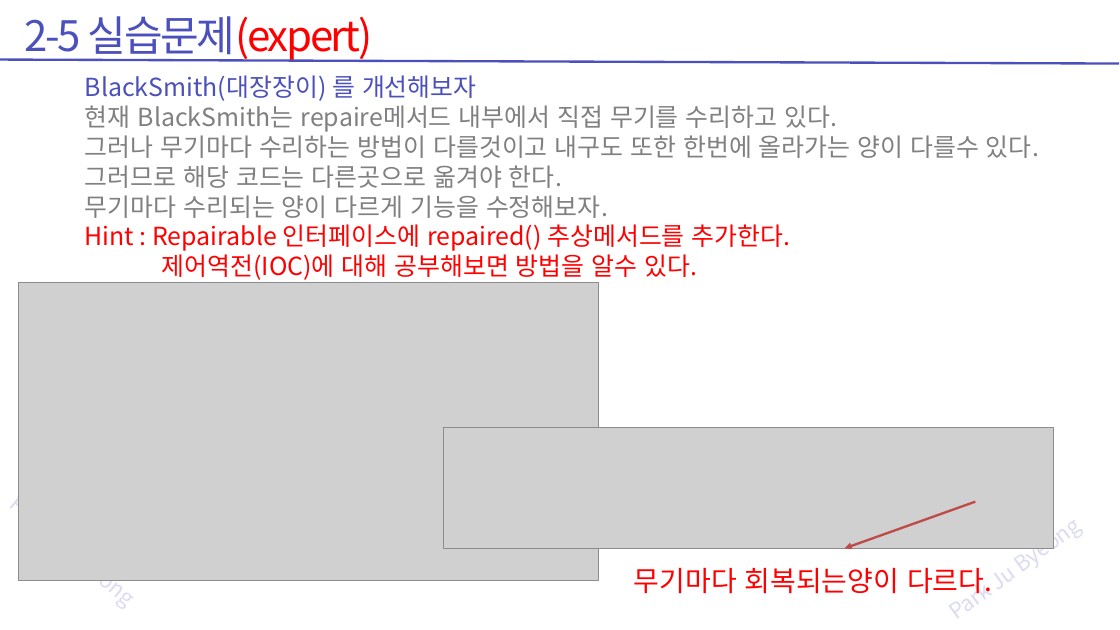
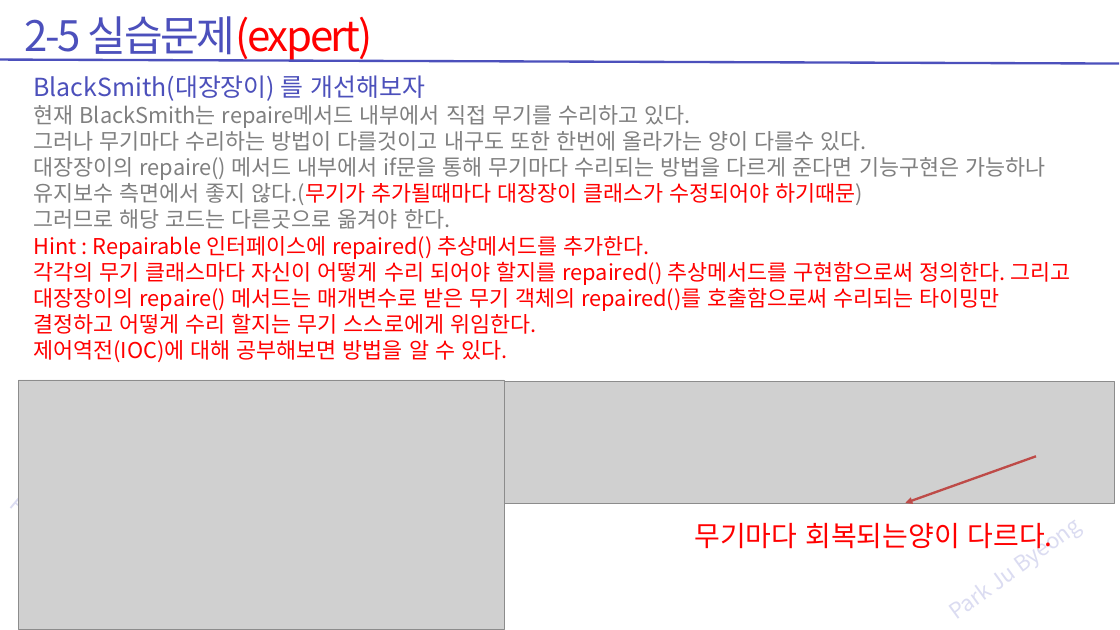
Before and after one commit to zest132/JavaLecture, a slide deck: slide 90 of JavaLecture/LectureFile/java 11강 인터페이스와다형성.pptx (slide 86 before the commit). Drawn at 1120x630 pixels with LibreOffice and Linux fonts; fonts in the diff are those of the drawing; grey boxes stand for pictures. Boxes give left, top, right and bottom in pixels: in the first picture for what was removed or moved away, otherwise in the second. Text is boxed around its words. In the diff, an @@ line names an element or a change of style, - is before the commit and + after.

Commit message:
자바2 강의자료 수정

```diff
--- a/JavaLecture/LectureFile/java 11강 인터페이스와다형성.pptx
+++ b/JavaLecture/LectureFile/java 11강 인터페이스와다형성.pptx
@@ text "BlackSmith(대장장이) 를 개선해보자": place and size @@
-text "BlackSmith(대장장이) 를 개선해보자" at <box>85,75,1040,280</box>
+text "BlackSmith(대장장이) 를 개선해보자" at <box>34,75,1070,362</box>
@@ text at <box>34,105,690,259</box>: size 32 to 28 pt in "현재 BlackSmith는 repaire메서드 내부에서 직접 무기를 수리하고 ...", "Hint : Repairable 인터페이스에 repaired() 추상메서드를 추가한다." @@
@@ text at <box>34,127,1045,229</box>: text changed; size 32 to 28 pt @@
-그러나 무기마다 수리하는 방법이 다를것이고 내구도 또한 한번에 올라가는 양이 다를수 있다. 그러므로 해당 코드는 다른곳으로 옮겨야 한다.
-무기마다 수리되는 양이 다르게 기능을 수정해보자.
+그러나 무기마다 수리하는 방법이 다를것이고 내구도 또한 한번에 올라가는 양이 다를수 있다.
+대장장이의 repaire() 메서드 내부에서 if문을 통해 무기마다 수리되는 방법을 다르게 준다면 기능구현은 가능하나 유지보수 측면에서 좋지 않다.(무기가 추가될때마다 대장장이 클래스가 수정되어야 하기때문)
+그러므로 해당 코드는 다른곳으로 옮겨야 한다.
@@ text at <box>34,258,1070,362</box>: text changed; size 32 to 28 pt @@
-제어역전(IOC)에 대해 공부해보면 방법을 알수 있다.
+각각의 무기 클래스마다 자신이 어떻게 수리 되어야 할지를 repaired() 추상메서드를 구현함으로써 정의한다. 그리고 대장장이의 repaire() 메서드는 매개변수로 받은 무기 객체의 repaired()를 호출함으로써 수리되는 타이밍만 결정하고 어떻게 수리 할지는 무기 스스로에게 위임한다.
+제어역전(IOC)에 대해 공부해보면 방법을 알 수 있다.
@@ picture: place and size @@
-picture at <box>18,282,598,580</box>
+picture at <box>18,380,504,629</box>
@@ 1 picture, 1 text, 1 arrow: place and size @@
-1 picture, 1 text, 1 arrow at <box>444,427,1054,594</box>
+1 picture, 1 text, 1 arrow at <box>504,382,1114,549</box>
```
Also in this commit, not shown: 28 other slides changed, 4 slides added, 25 other files.
